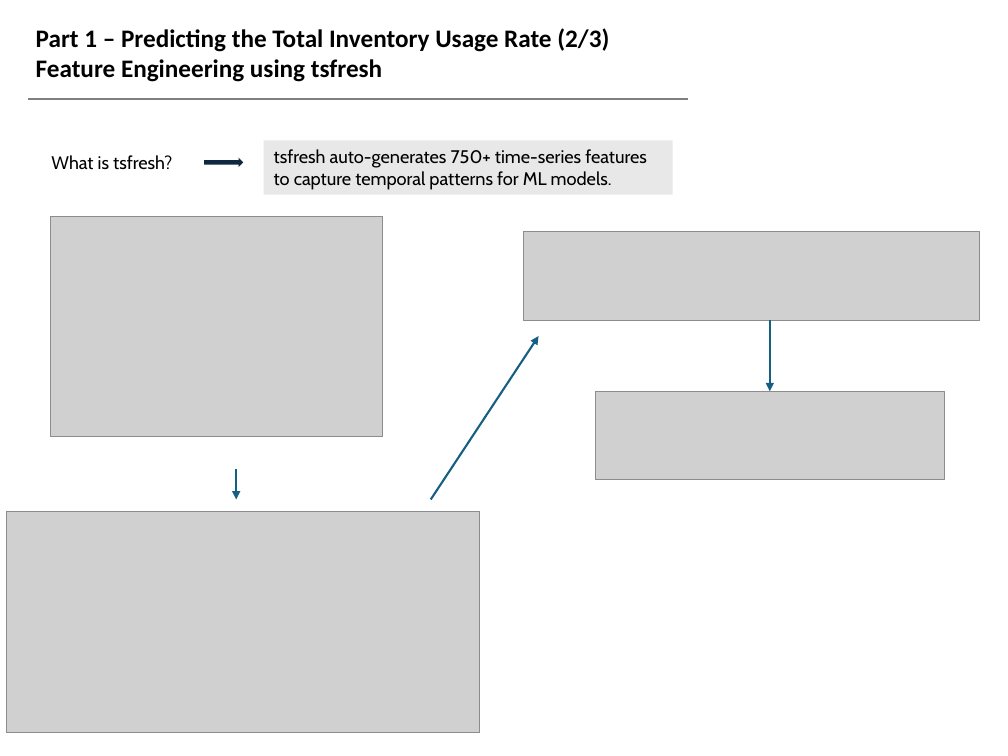
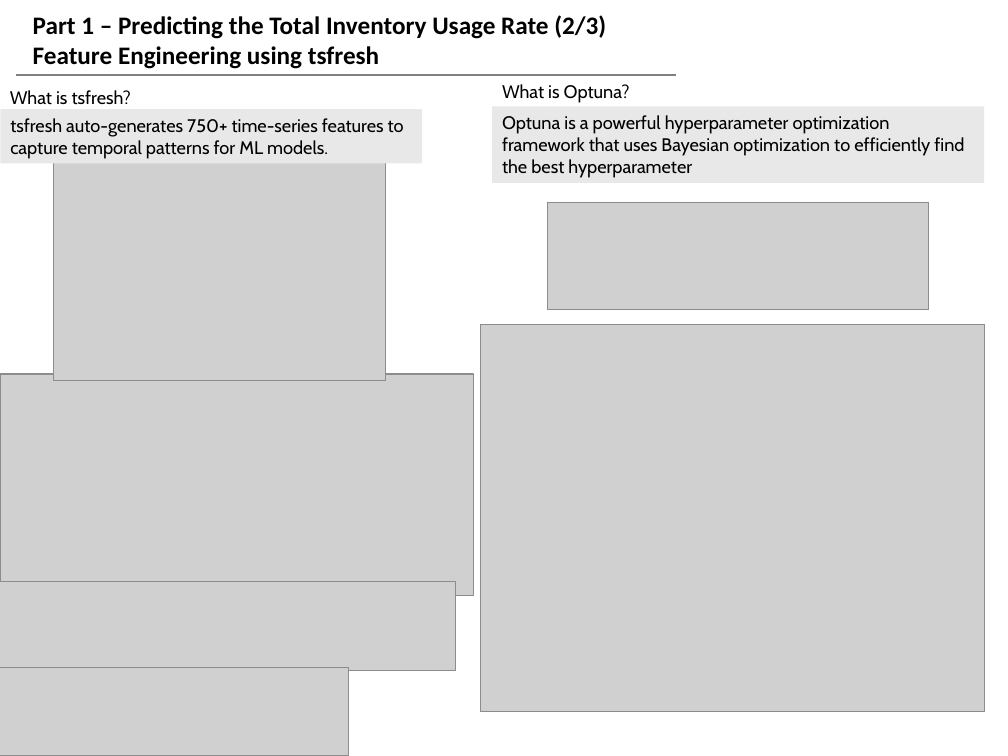
Before and after one commit to clairehur/project, a slide deck: slide 4 of with_god.pptx. Drawn at 1008x756 pixels with LibreOffice and Linux fonts; fonts in the diff are those of the drawing; grey boxes stand for pictures. Boxes give left, top, right and bottom in pixels: in the first picture for what was removed or moved away, otherwise in the second. Text is boxed around its words. In the diff, an @@ line names an element or a change of style, - is before the commit and + after.

```diff
--- a/with_god.pptx
+++ b/with_god.pptx
@@ text "Part 1 – Predicting the ...": place and size @@
-text "Part 1 – Predicting the ..." at bbox=[36, 28, 609, 82]
+text "Part 1 – Predicting the ..." at bbox=[33, 15, 606, 69]
@@ text "What is tsfresh?": place and size @@
-text "What is tsfresh?" at bbox=[51, 155, 172, 170]
+text "What is tsfresh?" at bbox=[10, 90, 131, 105]
@@ line moved from (28, 99) - (688, 99) to (16, 76) - (676, 76) @@
@@ text added at bbox=[502, 84, 630, 103], 13 pt, text #000000 @@
+What is Optuna?
@@ rectangle "tsfresh auto-generates 750+ time-series features ...": place and size @@
-rectangle "tsfresh auto-generates 750+ time-series features ..." at bbox=[264, 140, 673, 195]
+rectangle "tsfresh auto-generates 750+ time-series features ..." at bbox=[0, 109, 422, 163]
@@ rectangle added at bbox=[492, 107, 984, 183], fill #E8E8E8, 13 pt, text #000000 @@
+Optuna is a powerful hyperparameter optimization framework that uses Bayesian optimization to efficiently find the best hyperparameter
@@ picture: place and size @@
-picture at bbox=[50, 217, 383, 436]
+picture at bbox=[53, 161, 386, 381]
@@ right arrow removed at bbox=[204, 158, 243, 167] @@
@@ picture added at bbox=[547, 203, 928, 310] @@
@@ picture added at bbox=[481, 325, 985, 712] @@
@@ arrow removed from (770, 321) to (770, 391) @@
@@ arrow removed from (430, 500) to (538, 336) @@
@@ picture: place and size @@
-picture at bbox=[7, 511, 480, 732]
+picture at bbox=[0, 374, 473, 595]
@@ arrow removed from (236, 469) to (236, 500) @@
@@ picture: place and size @@
-picture at bbox=[524, 232, 981, 321]
+picture at bbox=[0, 582, 456, 670]
@@ picture: place and size @@
-picture at bbox=[596, 391, 944, 480]
+picture at bbox=[0, 667, 348, 756]
```
Also in this commit, not shown: 2 other slides changed, 1 other file.
